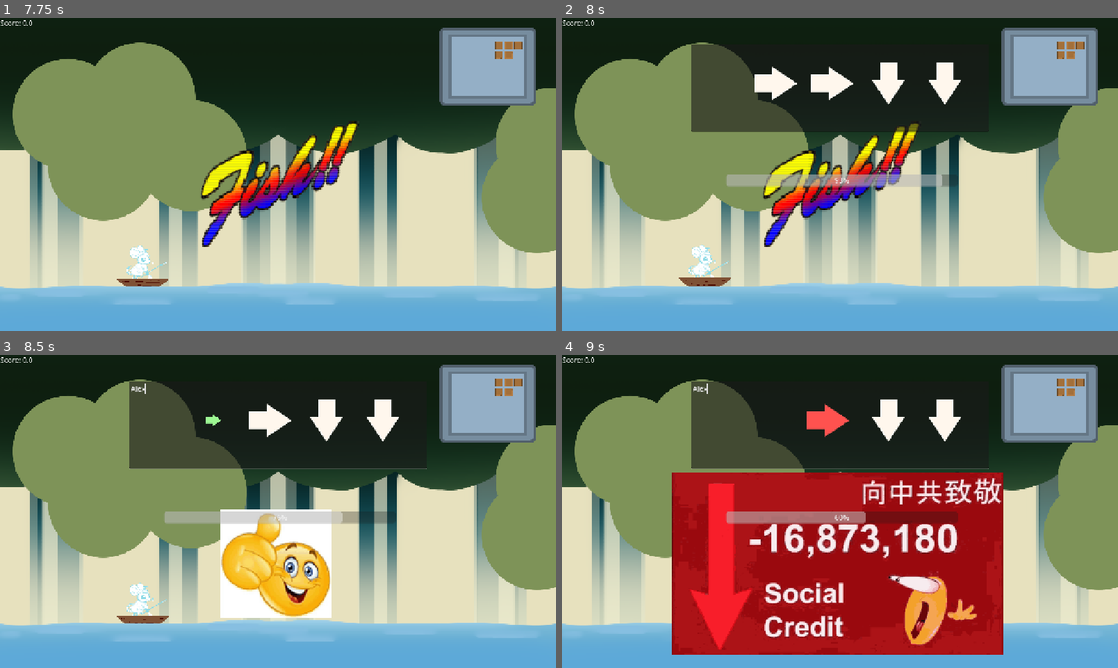
Above: before the commit, frames 1-4 (two rows, left to right).
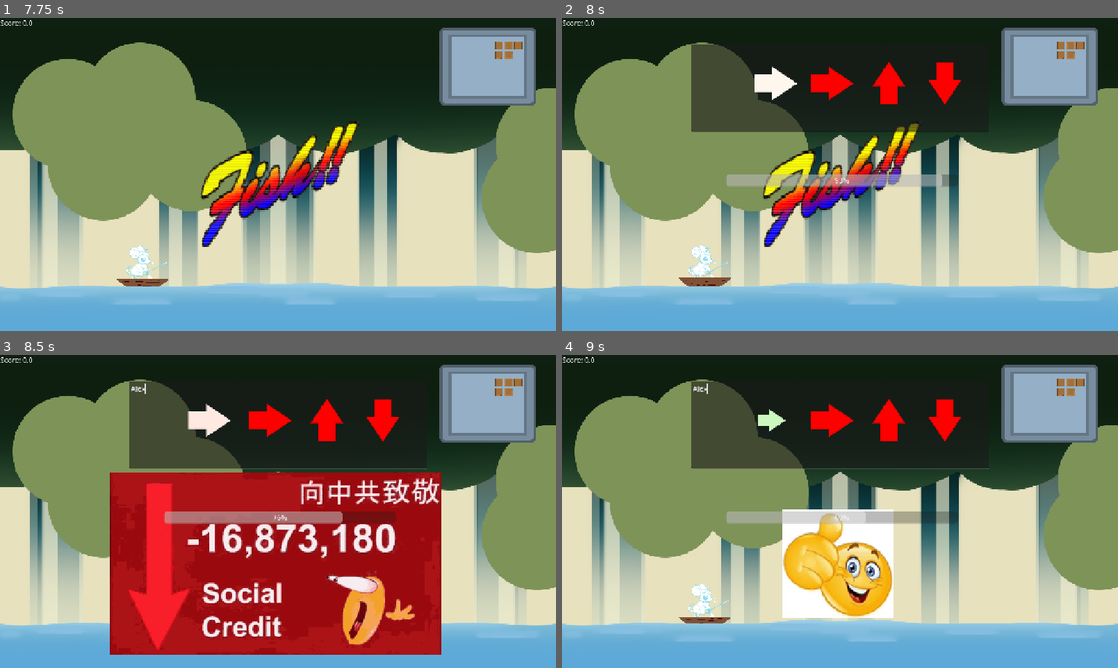
Above: after the commit, the same moments.

Repository: Meoah/Team-Awesome
Game: Godot game, scene res://scenes/game/main_menu.tscn
The game is run twice, just before and just after one commit, with the same random seed, the same clock (stepped at 60 frames per second) and the same inputs.
Inputs (mouse positions are in pixels of both pictures, inside the frame that each line leads up to):
- Up to frame 1 (7.75 s): click "Start Game" at 0.5 s; tap Enter (ui_accept) at 1.25, 1.52, 2.27, 3.77, 4.25, 4.52, 5.27, 6.77, 7.52 s; hold Right (Right) 1.28-2.03 s; hold Down (Down) 2.03-2.78 s; hold Right (Right) 2.78-3.53 s; hold Up (Up) 3.53-4.28 s; hold Left (Left) 4.28-5.78 s; hold Down (Down) 5.78-6.53 s; hold Right (Right) 6.53-7.28 s; hold Up (Up) from 7.28 s (still down)
- Up to frame 2 (8 s): keep holding Up (Up)
- Up to frame 3 (8.5 s): release Up (Up) at 8 s; click (278, 423) at 8.02 s; type "Alex" at 8.1 s
- Up to frame 4 (9 s): hold Right (Right) from 8.78 s (still down)

Frame 1 is identical in both runs. In frame 2, 1.3% of the frame differs, in the area x 44-72%, y 14-28%; in frame 3, 36%, in the area x 19-80%, y 14-96%; in frame 4, 36%.

Commit message:
Trying to make the evil one red

Diff:
--- a/scripts/ui/arrows.gd
+++ b/scripts/ui/arrows.gd
@@ -67,9 +67,8 @@
 func _ready() -> void:
 	start_minigame()
 
-
+var random_index = randi_range(0, input_array.size() - 1)
 func evilize():
-	var random_index = randi_range(0, input_array.size() - 1)
 	#input_array = ["Left","Left","Right"]
 	if input_array[random_index] == "Left":
 		input_array[random_index]= "Right"
@@ -188,6 +187,8 @@
 			$ArrowSprite.modulate = Color.GOLD
 		elif varied_evil:
 			evilize()
+			if input_array[random_index] == i:
+				$ArrowSprite.modulate = Color.RED
 		count += 1
 		var node_to_copy = $ArrowSprite
 		var copy = node_to_copy.duplicate()
